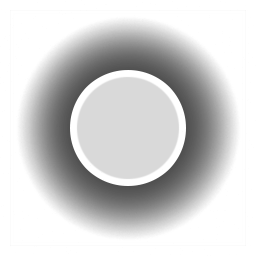
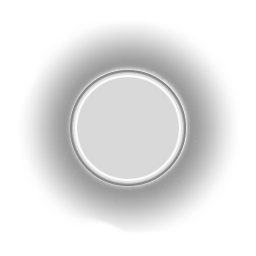
Layers edited between the first and the second 256x256 image:
added layer "Ellipse 1" (1st of 3) above "Ellipse 1" over (70, 70, 186, 186)
added layer "Ellipse 1" (2nd of 3) (40%) above "Ellipse 1" over (70, 70, 186, 186)
added layer "Ellipse 1" (3rd of 3) (25%) above "Layer 2" over (70, 70, 186, 186)
"Layer 2": opacity 75% → 50%, painted on it over (10, 10, 246, 246)
